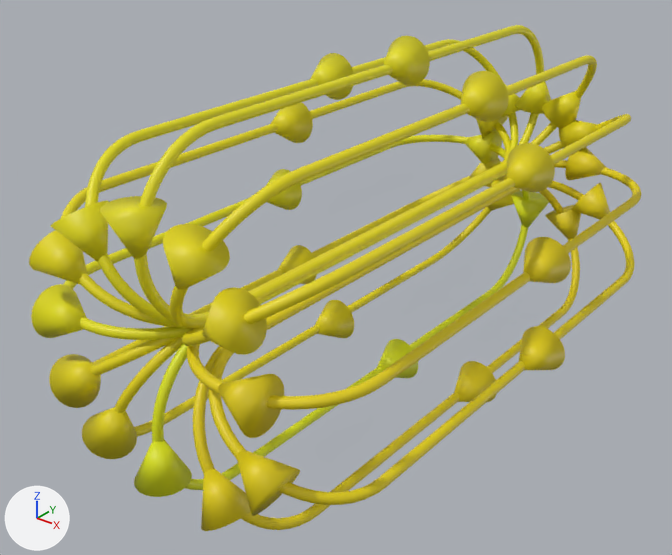
An edit to the glTF model magneticFieldLinesForGltf.gltf, drawn before and after from the same camera.
One viewpoint serves both versions: a 50 mm camera at (7.42, -10.53, 5.42) aimed at (-0.41, -0.75, -0.65). The axes (+X, +Y, +Z) are drawn at lower left. The lights are the same throughout. Where no turn or scale is listed for an object, it has been applied to the vertices.
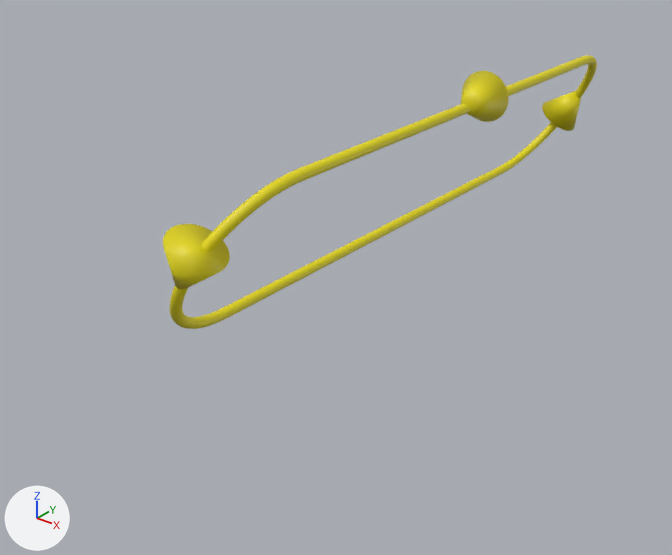
Changed parts and their boxes (x1, y1, x2, y2) in the pictures (672 x 555 px):
'Cone.011', deleted (yellow)
    before: (209, 181, 634, 516)
'Cone.001', deleted (yellow)
    before: (187, 147, 641, 438)
'Cone.004', deleted (yellow)
    before: (100, 25, 551, 322)
'Cone.003', deleted (yellow)
    before: (182, 114, 631, 355)
'Cone.012', deleted (yellow)
    before: (193, 189, 581, 531)
'Cone.008', deleted (yellow)
    before: (29, 79, 511, 327)
'Cone.006', deleted (yellow)
    before: (51, 39, 520, 327)
'Cone.007', deleted (yellow)
    before: (31, 131, 507, 340)
'Cone.002', deleted (yellow)
    before: (134, 190, 549, 497)
'Cone.010', deleted (yellow)
    before: (82, 174, 520, 459)
'Cone.009', deleted (yellow)
    before: (49, 157, 505, 408)

The change in detail:
Object 'Cone.002' (ob_cone_002) is deleted.
Object 'Cone.001' (ob_cone_001) is deleted.
Object 'Cone.003' (ob_cone_003) is deleted.
Object 'Cone.004' (ob_cone_004) is deleted.
Object 'Cone.006' (ob_cone_006) is deleted.
Object 'Cone.007' (ob_cone_007) is deleted.
Object 'Cone.008' (ob_cone_008) is deleted.
Object 'Cone.009' (ob_cone_009) is deleted.
Object 'Cone.010' (ob_cone_010) is deleted.
Object 'Cone.011' (ob_cone_011) is deleted.
Object 'Cone.012' (ob_cone_012) is deleted.
